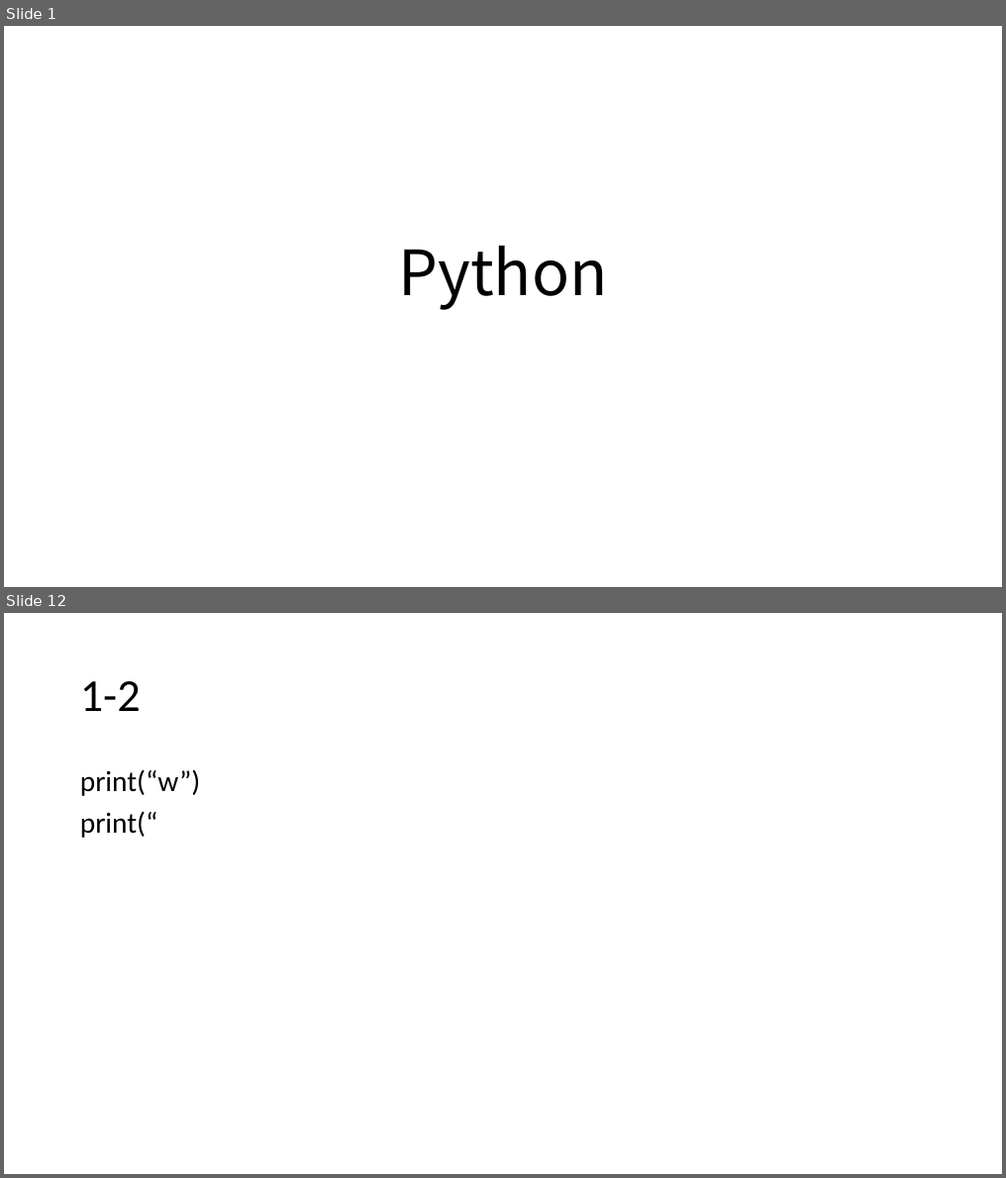
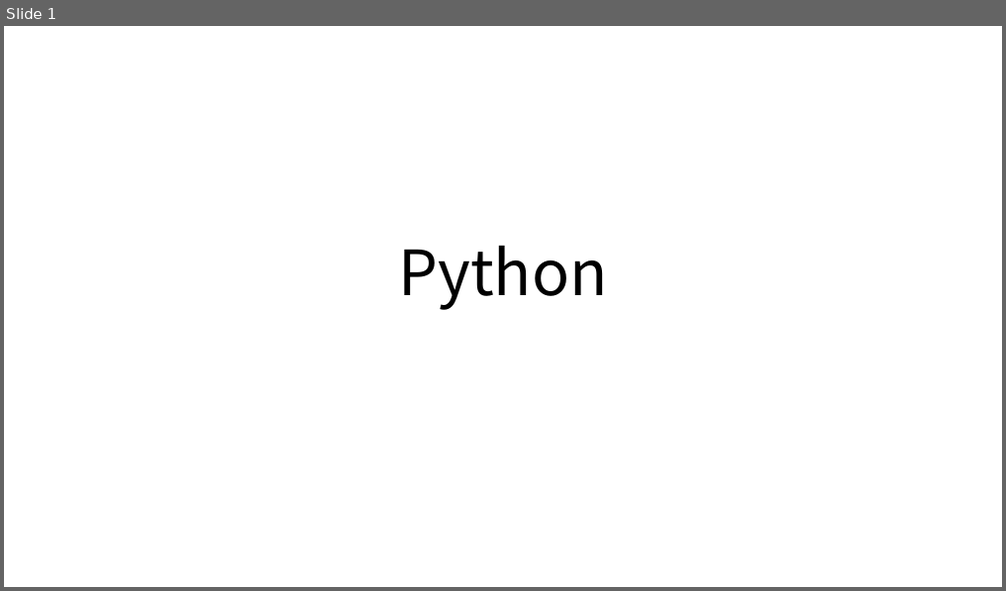
Before and after one commit to timmy61109/Python-Tutorial, a slide deck: Python程式設計入門指南.pptx. Shown one above the other, each under a label of ours: slides 1 and 12 before the commit, slide 1 after it; the slides between them are not shown. The pictures are 1006x1178 and 1006x591 pixels, drawn with LibreOffice and Linux fonts; fonts in the diff are those of the drawing. Boxes give left, top, right and bottom in pixels: in the first picture for what was removed or moved away, otherwise in the second. Text is boxed around its words. In the diff, an @@ line names an element or a change of style, - is before the commit and + after.

```diff
--- a/Python程式設計入門指南.pptx
+++ b/Python程式設計入門指南.pptx
@@ slide 12 removed at <box>4,613,1002,1174</box>, background #FFFFFF @@
@@ title removed at <box>80,681,141,711</box> @@
-1-2
@@ text removed at <box>80,769,201,838</box> @@
-print(“w”)
-print(“
```
Also in this commit, not shown: 2 slides changed, 19 slides added, 10 other slides removed.
